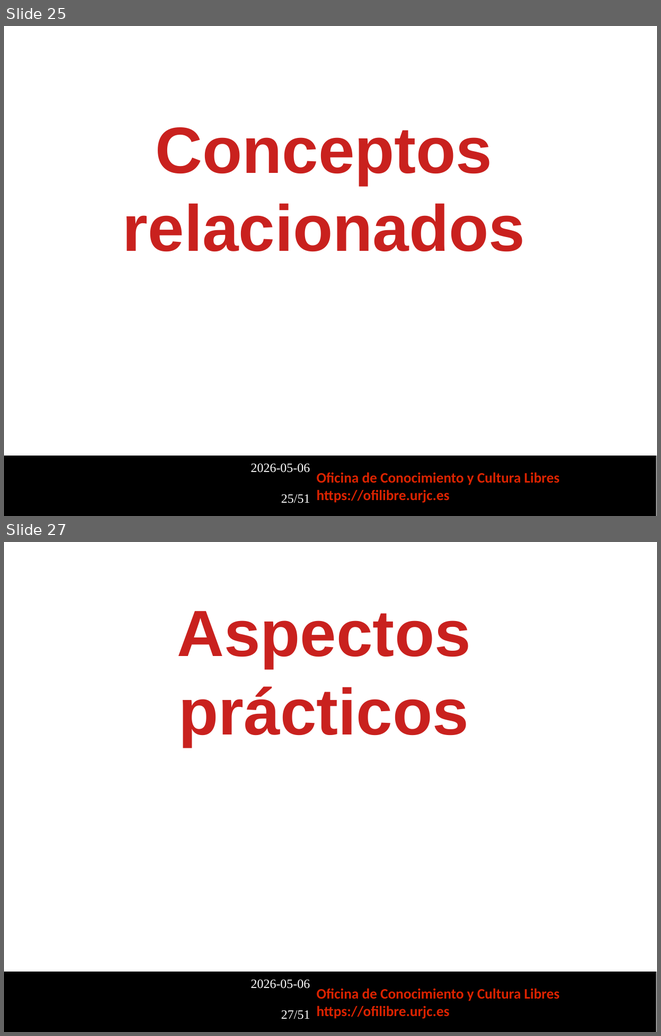
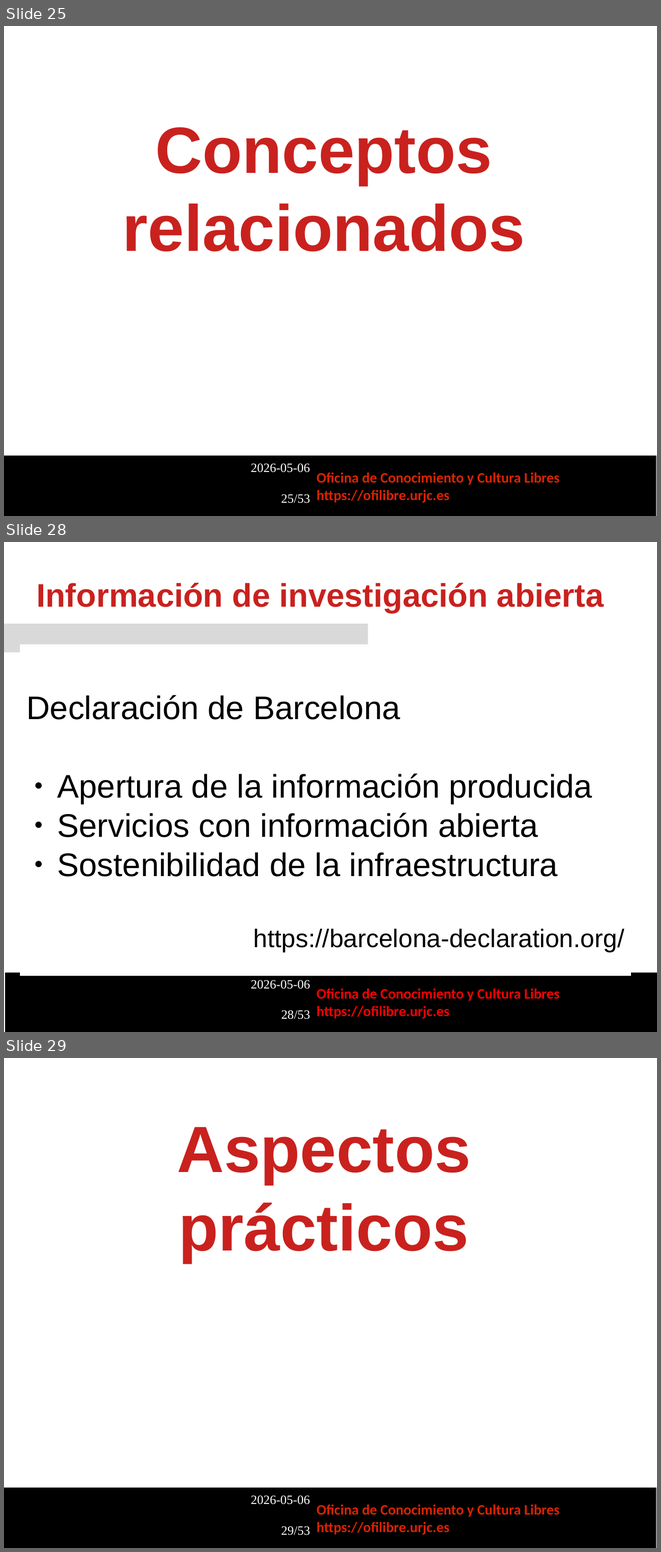
Before and after one commit to roberto-red/ofilibre, a slide deck: local/transpas/curso-ciencia-abierta-cultura-libre/Publicacion_Abierta.odp. Shown one above the other, each under a label of ours: slides 25 and 27 before the commit, slides 25, 28 and 29 after it; the slides between them are not shown. The pictures are 661x1036 and 661x1552 pixels, drawn with LibreOffice and Linux fonts; fonts in the diff are those of the drawing; background and template pictures are left out. Boxes give left, top, right and bottom in pixels: in the first picture for what was removed or moved away, otherwise in the second. Text is boxed around its words. In the diff, an @@ line names an element or a change of style, - is before the commit and + after.

```diff
--- a/local/transpas/curso-ciencia-abierta-cultura-libre/Publicacion_Abierta.odp
+++ b/local/transpas/curso-ciencia-abierta-cultura-libre/Publicacion_Abierta.odp
@@ slide 28 added at bbox=[4, 542, 657, 1032], background #FFFFFF; not listed: 1 template element that a slide beside it also shows @@
@@ text added at bbox=[36, 583, 604, 612], 36 pt, text #C9211E, bold @@
+Información de investigación abierta
@@ rectangle added at bbox=[4, 624, 368, 652], fill #D9D9D9 @@
@@ rectangle added at bbox=[20, 644, 631, 976], fill #FFFFFF, outline #FFFFFF 0 pt, 36 pt, text #000000 @@
+Declaración de Barcelona
+● Apertura de la información producida
+● Servicios con información abierta
+● Sostenibilidad de la infraestructura
+https://barcelona-declaration.org/
@@ freeform shape added at bbox=[5, 972, 657, 1032], fill #000000 @@
@@ text added at bbox=[317, 988, 559, 1018], 16 pt, text #FF0000, bold @@
+Oficina de Conocimiento y Cultura Libres
+https://ofilibre.urjc.es
@@ text at bbox=[281, 494, 310, 503]: text changed @@
-25/51
+25/53
@@ what was slide 27 is now slide 29 @@
@@ text at bbox=[281, 1526, 310, 1535]: text changed @@
-27/51
+29/53
```
Also in this commit, not shown: 1 slide changed, 2 other slides added, 1 slide removed, 1 other file.
